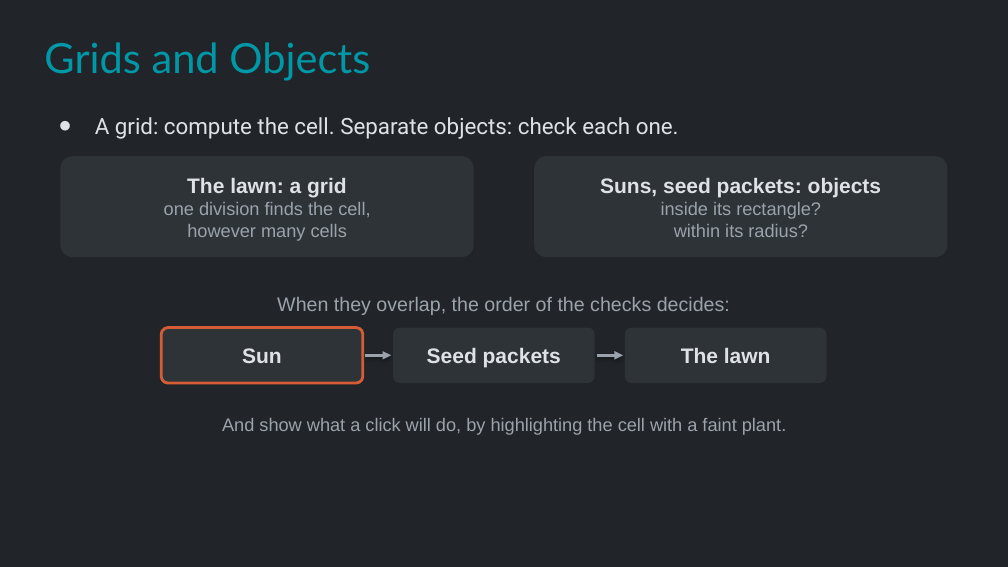
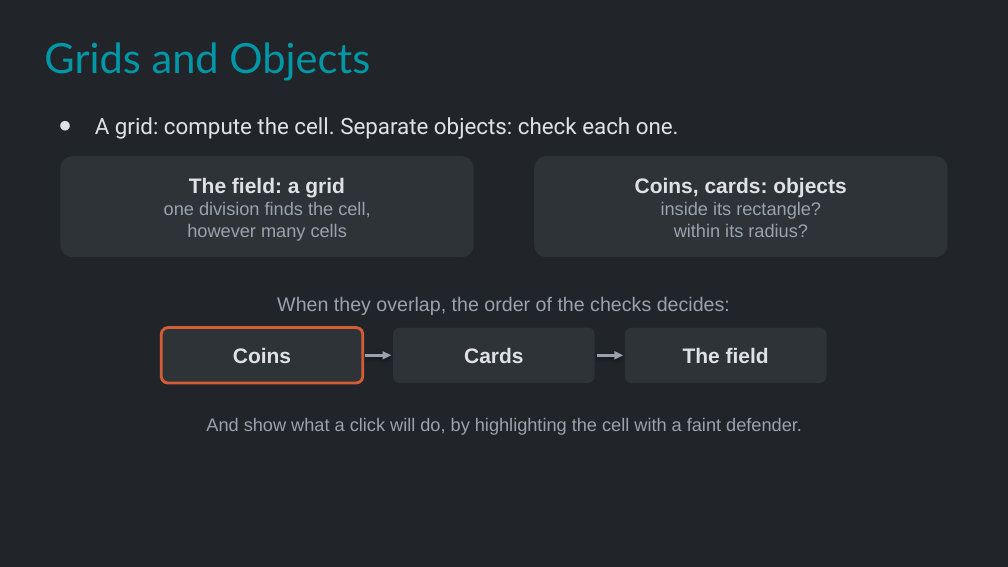
Before and after one commit to Metamate/gar, a slide deck: slide 7 of slides/09 Plants vs. Zombies.pptx. Drawn at 1008x567 pixels with LibreOffice and Linux fonts; fonts in the diff are those of the drawing. Boxes give left, top, right and bottom in pixels: in the first picture for what was removed or moved away, otherwise in the second. Text is boxed around its words. In the diff, an @@ line names an element or a change of style, - is before the commit and + after.

```diff
--- a/slides/09 Plants vs. Zombies.pptx
+++ b/slides/09 Plants vs. Zombies.pptx
@@ text in rounded rectangle at box(189, 178, 345, 197): text changed @@
-The lawn: a grid
+The field: a grid
@@ text in rounded rectangle at box(635, 178, 846, 197): text changed @@
-Suns, seed packets: objects
+Coins, cards: objects
@@ text in rounded rectangle at box(233, 348, 291, 363): text changed @@
-Sun
+Coins
@@ text in rounded rectangle at box(464, 348, 523, 363): text changed @@
-Seed packets
+Cards
@@ text in rounded rectangle at box(683, 348, 769, 363): text changed @@
-The lawn
+The field
@@ text at box(206, 418, 802, 435): text changed @@
-And show what a click will do, by highlighting the cell with a faint plant.
+And show what a click will do, by highlighting the cell with a faint defender.
```
Also in this commit, not shown: 23 other slides changed, 8 other files.
